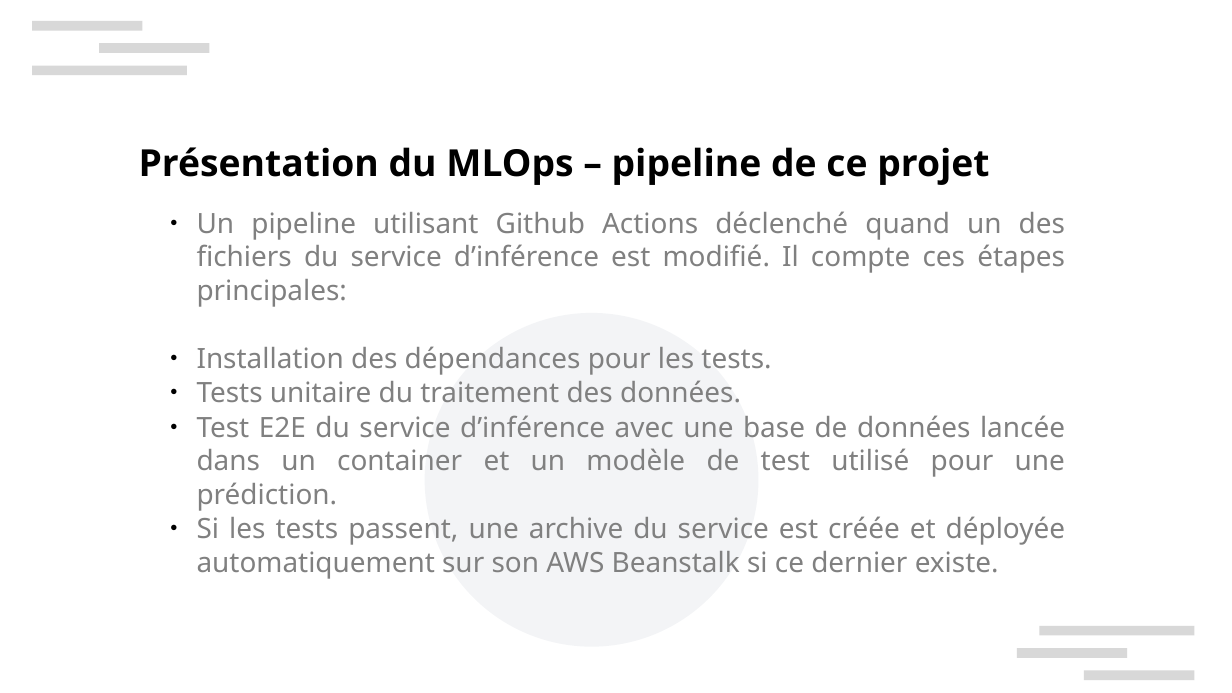
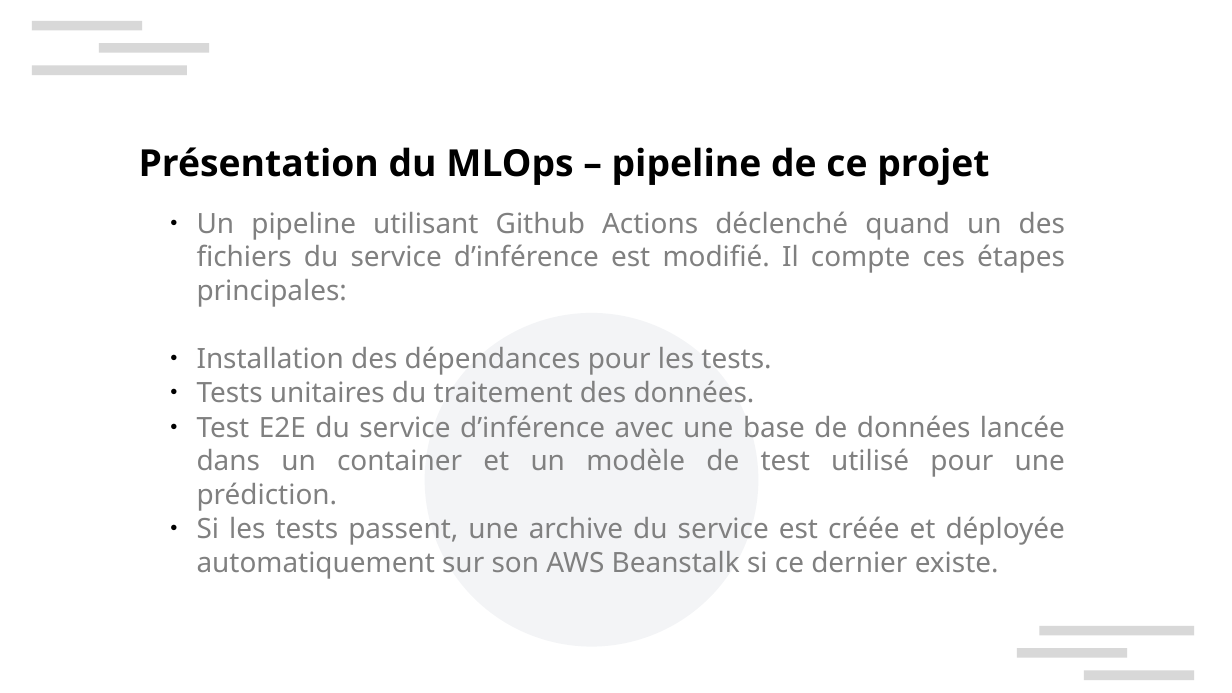
Before and after one commit to xbarrelet/ml-project-5, a slide deck: slide 21 of Barrelet_Xavier_7_presentation_082024.pptx. Drawn at 1232x693 pixels with LibreOffice and Linux fonts; fonts in the diff are those of the drawing; background and template pictures are left out. Boxes give left, top, right and bottom in pixels: in the first picture for what was removed or moved away, otherwise in the second. Text is boxed around its words. In the diff, an @@ line names an element or a change of style, - is before the commit and + after.

```diff
--- a/Barrelet_Xavier_7_presentation_082024.pptx
+++ b/Barrelet_Xavier_7_presentation_082024.pptx
@@ text at box(197, 380, 755, 402): text changed @@
-  ● Tests unitaire du traitement des données.
+  ● Tests unitaires du traitement des données.
```
Also in this commit, not shown: 9 other slides changed, 6 other files.
